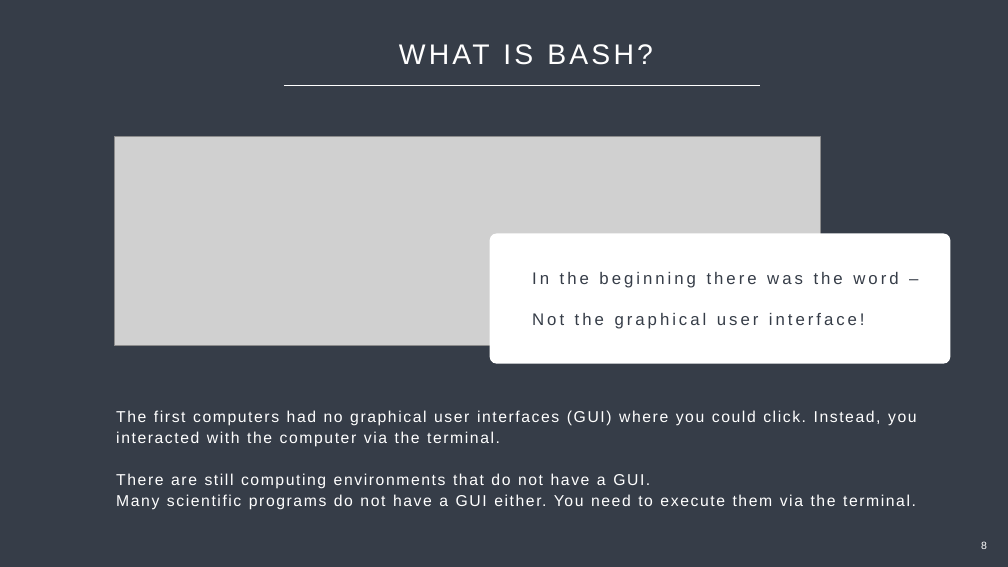
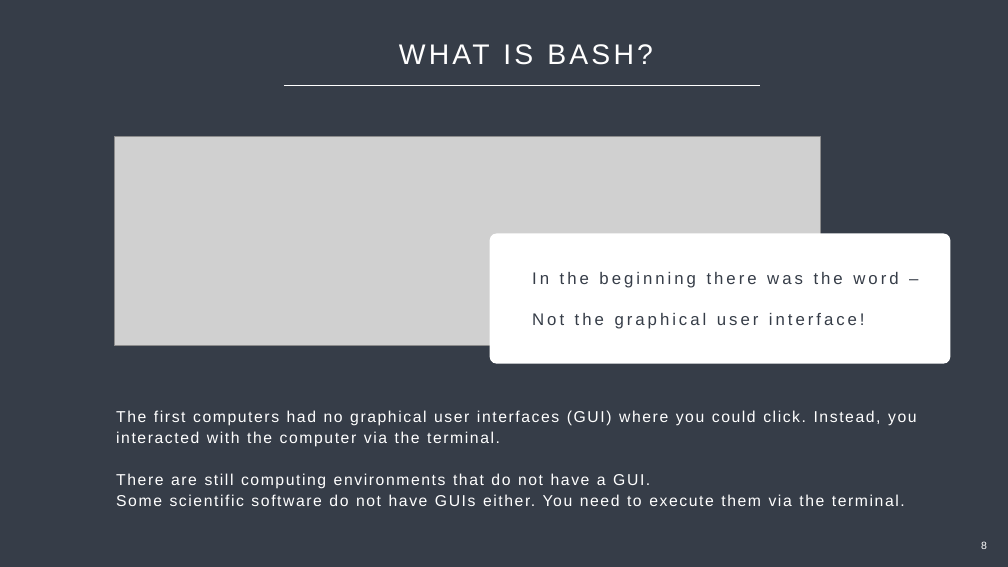
Before and after one commit to Center-for-Health-Data-Science/Just-Bash-It, a slide deck: slide 6 of Teachers/Just_Bash_It_Slideshow.pptx. Drawn at 1008x567 pixels with LibreOffice and Linux fonts; fonts in the diff are those of the drawing; grey boxes stand for pictures. Boxes give left, top, right and bottom in pixels: in the first picture for what was removed or moved away, otherwise in the second. Text is boxed around its words. In the diff, an @@ line names an element or a change of style, - is before the commit and + after.

```diff
--- a/Teachers/Just_Bash_It_Slideshow.pptx
+++ b/Teachers/Just_Bash_It_Slideshow.pptx
@@ text at <box>116,494,905,506</box>: text changed @@
-Many scientific programs do not have a GUI either. You need to execute them via the terminal.
+Some scientific software do not have GUIs either. You need to execute them via the terminal.
```
Also in this commit, not shown: 2 other slides changed, 1 other file.
